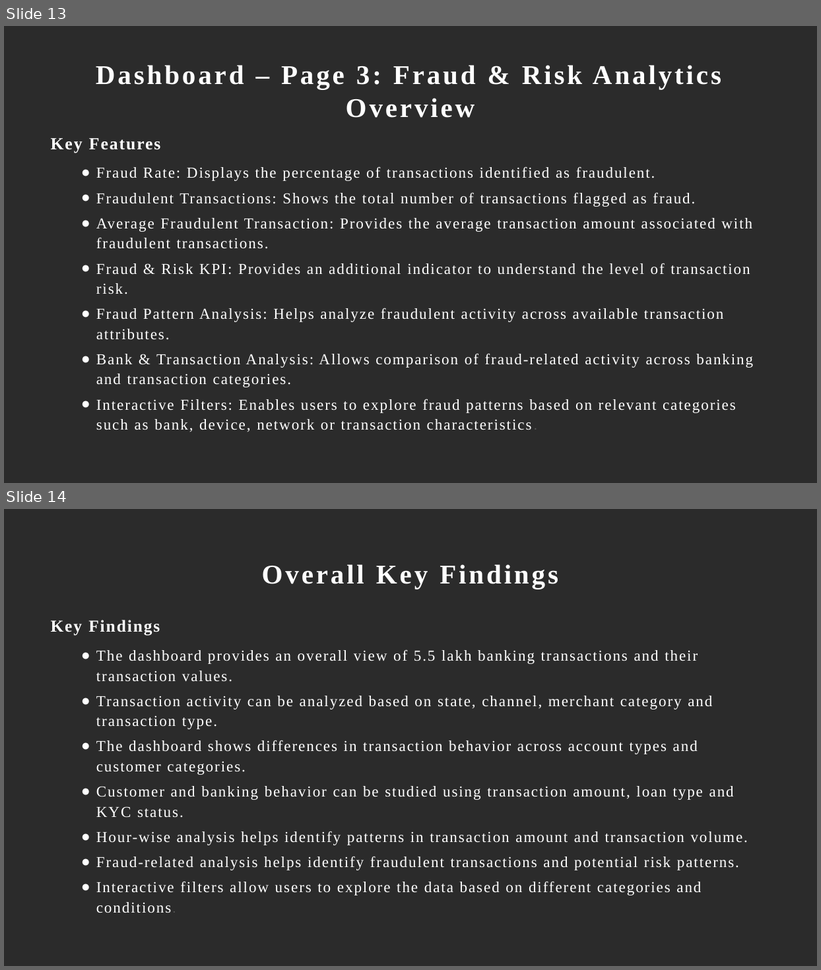
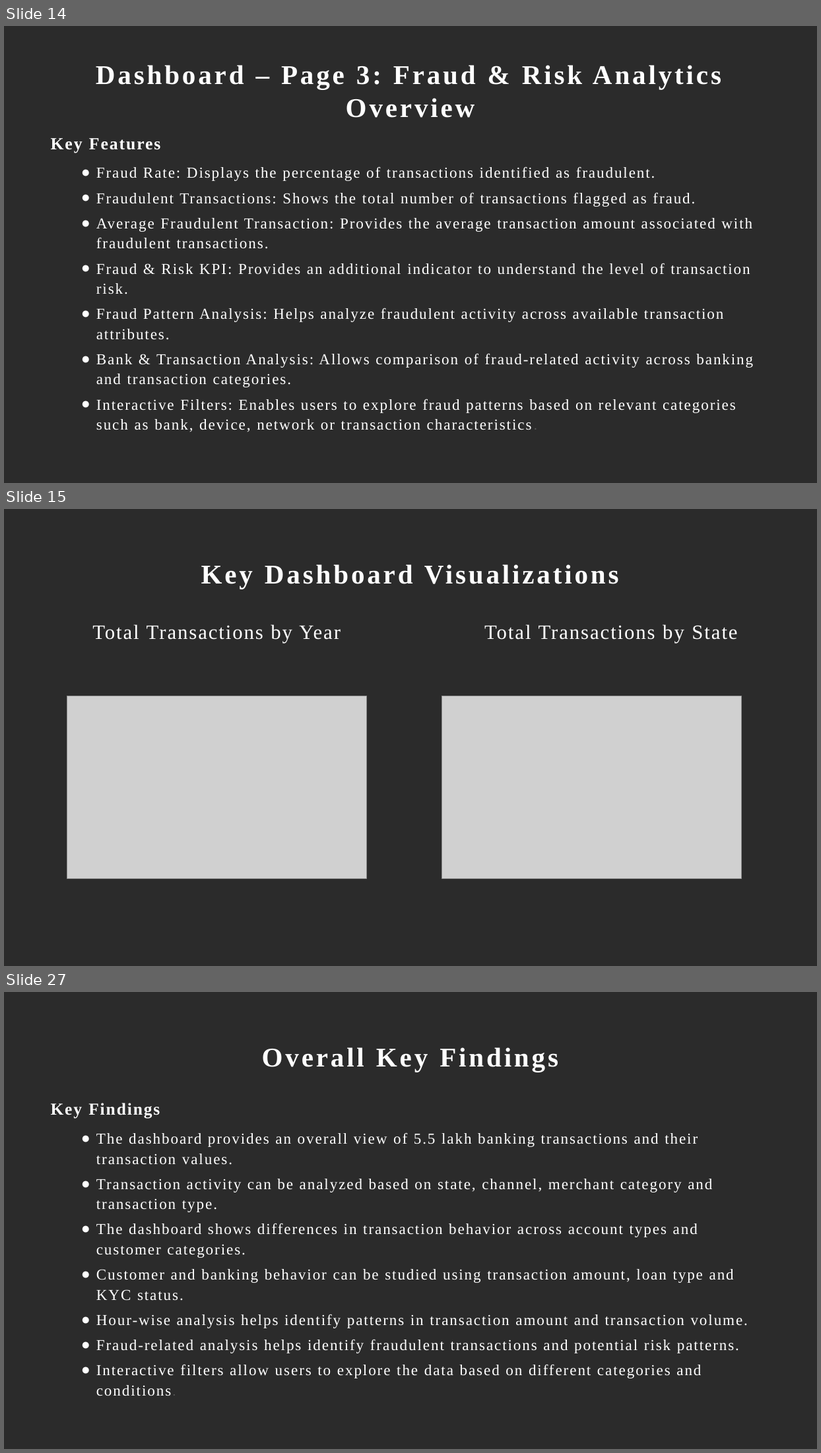
Before and after one commit to monika82004/Indian-Banking-Transaction, a slide deck: Indian Banking Transaction.pptx. Shown one above the other, each under a label of ours: slides 13 and 14 before the commit, slides 14, 15 and 27 after it; the slides between them are not shown. The pictures are 821x970 and 821x1453 pixels, drawn with LibreOffice and Linux fonts; fonts in the diff are those of the drawing; grey boxes stand for pictures; background and template pictures are left out; a plain dark background stands for a picture behind light text. Boxes give left, top, right and bottom in pixels: in the first picture for what was removed or moved away, otherwise in the second. Text is boxed around its words. In the diff, an @@ line names an element or a change of style, - is before the commit and + after.

```diff
--- a/Indian Banking Transaction.pptx
+++ b/Indian Banking Transaction.pptx
@@ slide 15 added at <box>4,509,817,966</box>, background picture (left out) @@
@@ title added at <box>201,564,619,589</box>, 32 pt, text #FFFFFF, bold @@
+Key Dashboard Visualizations
@@ text added at <box>92,625,341,643</box>, 24 pt, text #FFFFFF @@
+Total Transactions by Year
@@ text added at <box>484,625,737,643</box>, 24 pt, text #FFFFFF @@
+Total Transactions by State
@@ picture added at <box>67,696,366,879</box> @@
@@ picture added at <box>443,696,742,879</box> @@
@@ what was slide 13 is now slide 14 @@
@@ what was slide 14 is now slide 27 @@
```
Also in this commit, not shown: 3 slides changed, 12 other slides added.
